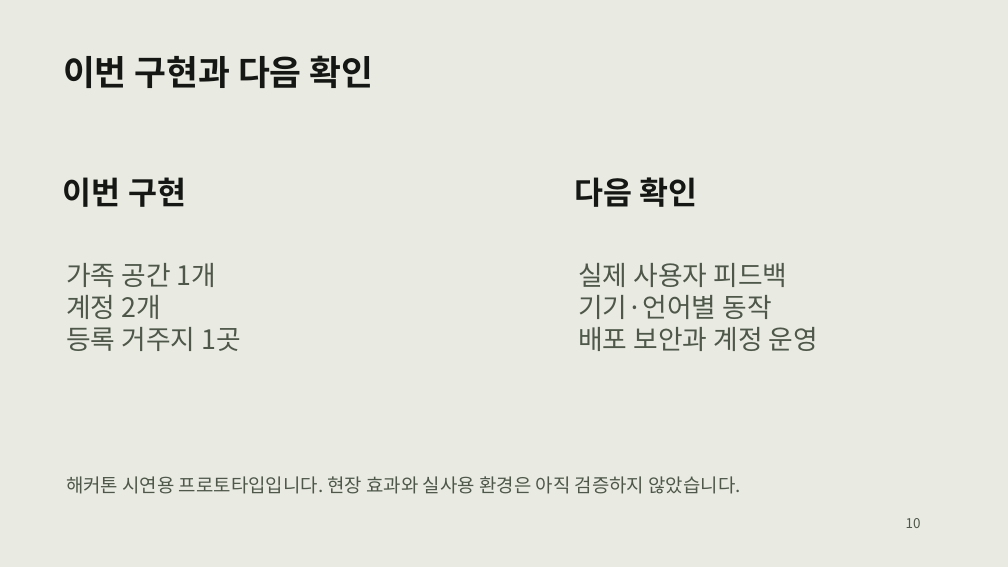
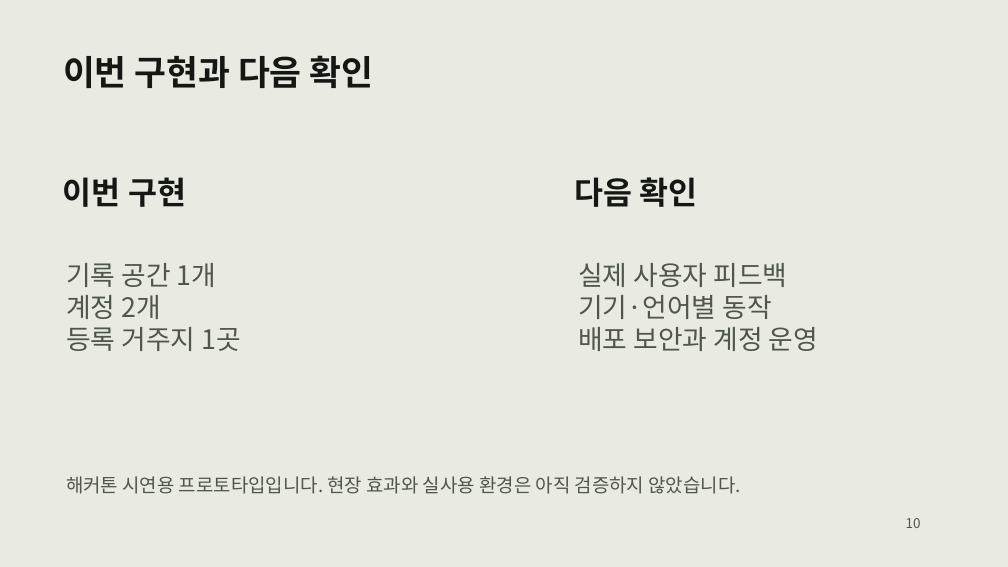
Before and after one commit to JeongHanAh/2026COM-s-Hackathon, a slide deck: slide 10 of submission/01_발표자료.pptx. Drawn at 1008x567 pixels with LibreOffice and Linux fonts; fonts in the diff are those of the drawing. Boxes give left, top, right and bottom in pixels: in the first picture for what was removed or moved away, otherwise in the second. Text is boxed around its words. In the diff, an @@ line names an element or a change of style, - is before the commit and + after.

```diff
--- a/submission/01_발표자료.pptx
+++ b/submission/01_발표자료.pptx
@@ text at <box>66,263,217,287</box>: text changed @@
-가족 공간 1개
+기록 공간 1개
```
Also in this commit, not shown: 7 other slides changed, 12 other files.
